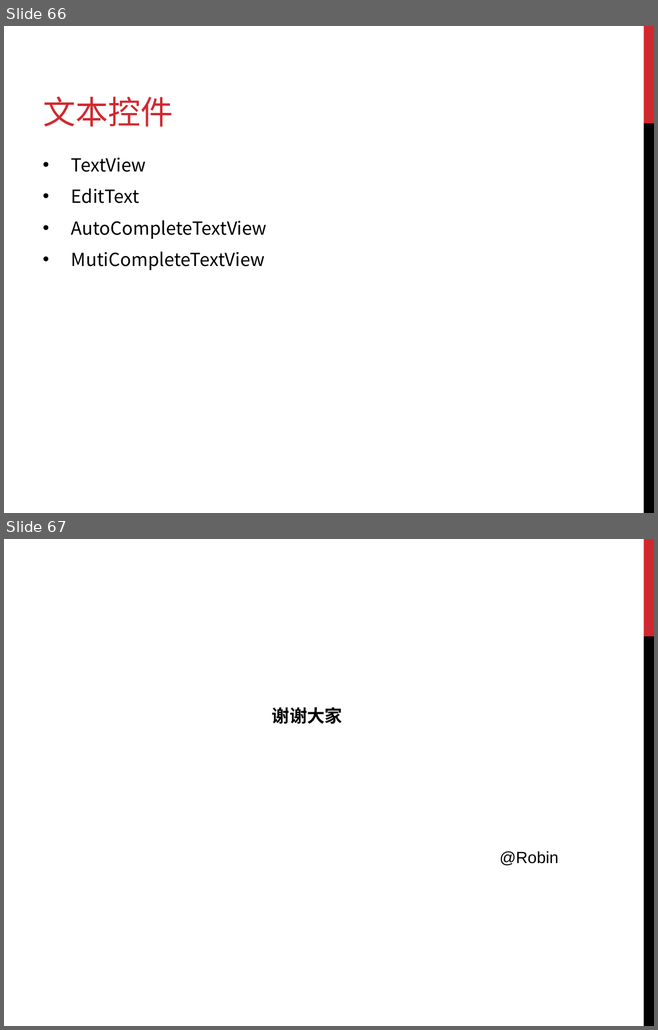
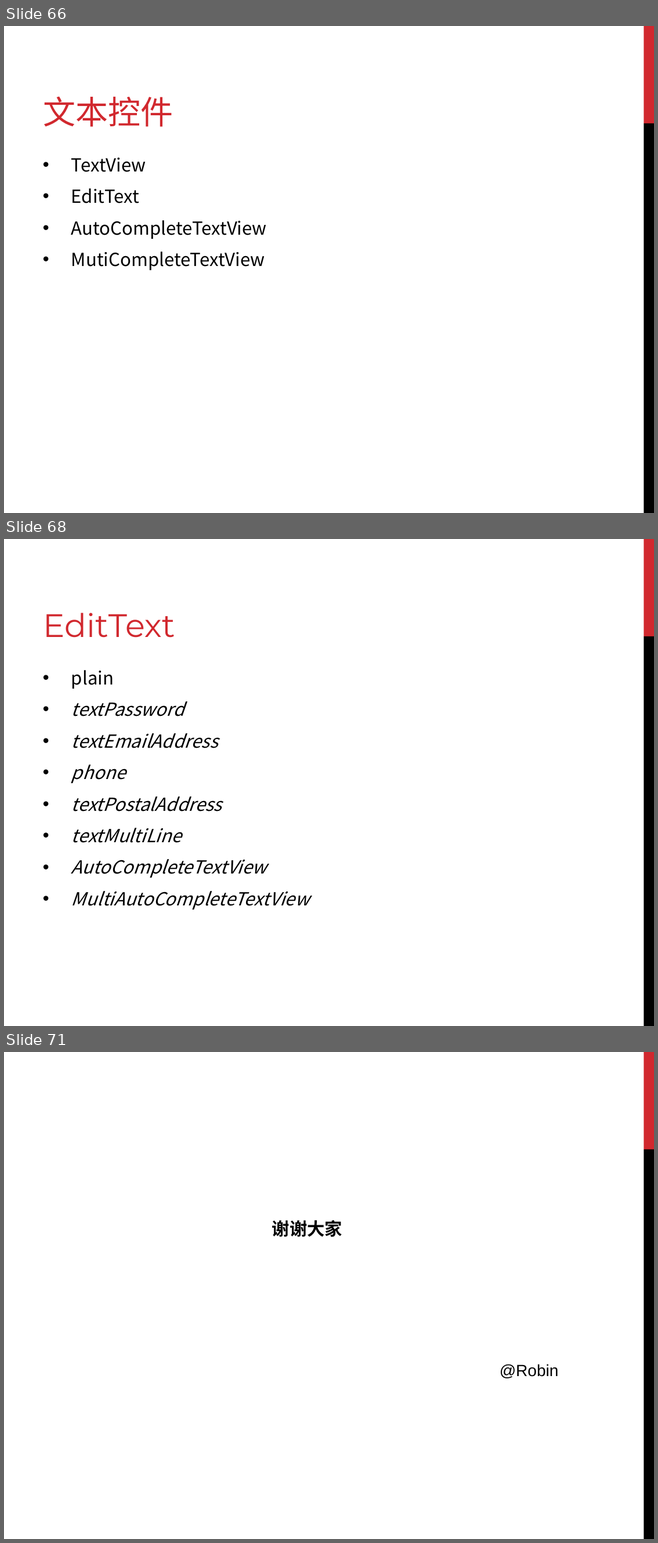
Before and after one commit to donner/training, a slide deck: Android/Android培训.ppt. Shown one above the other, each under a label of ours: slides 66 and 67 before the commit, slides 66, 68 and 71 after it; the slides between them are not shown. The pictures are 658x1030 and 658x1543 pixels, drawn with LibreOffice and Linux fonts; fonts in the diff are those of the drawing. Boxes give left, top, right and bottom in pixels: in the first picture for what was removed or moved away, otherwise in the second. Text is boxed around its words. In the diff, an @@ line names an element or a change of style, - is before the commit and + after.

```diff
--- a/Android/Android培训.ppt
+++ b/Android/Android培训.ppt
@@ slide 68 added at bbox=[4, 539, 654, 1026], background #FFFFFF; not listed: 2 template elements that a slide beside it also shows @@
@@ title added at bbox=[43, 613, 175, 638], 36 pt, text #D1282E @@
+EditText
@@ text added at bbox=[71, 670, 309, 910], 20 pt, text #000000, italic @@
+• plain
+• textPassword
+• textEmailAddress
+• phone
+• textPostalAddress
+• textMultiLine
+• AutoCompleteTextView
+• MultiAutoCompleteTextView
@@ what was slide 67 is now slide 71 @@
```
Also in this commit, not shown: 1 slide changed, 3 other slides added, 14 other files.
